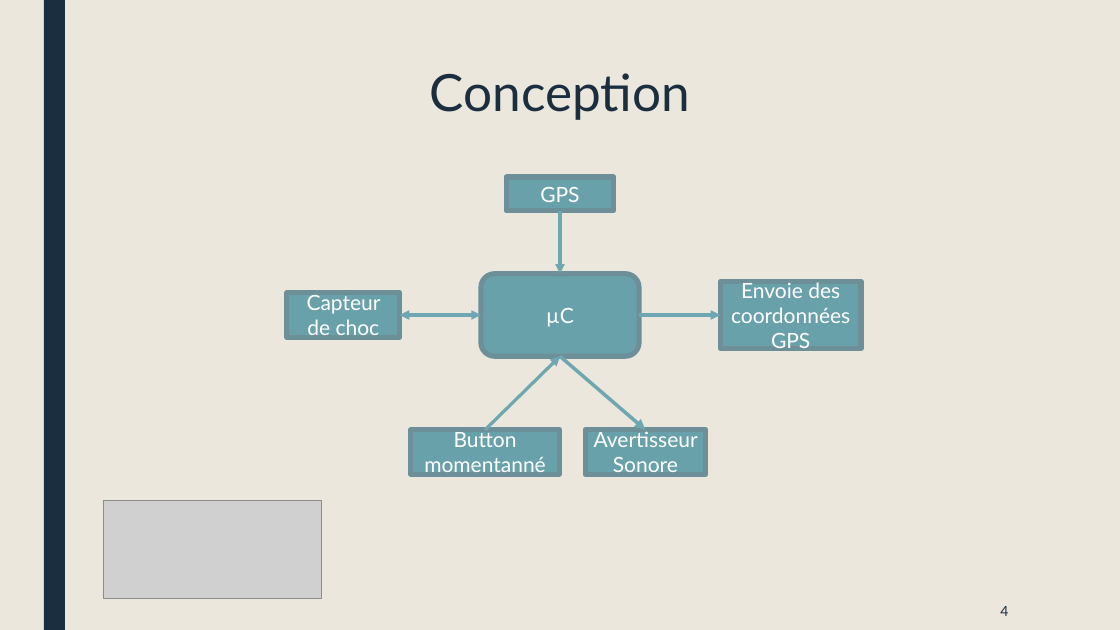
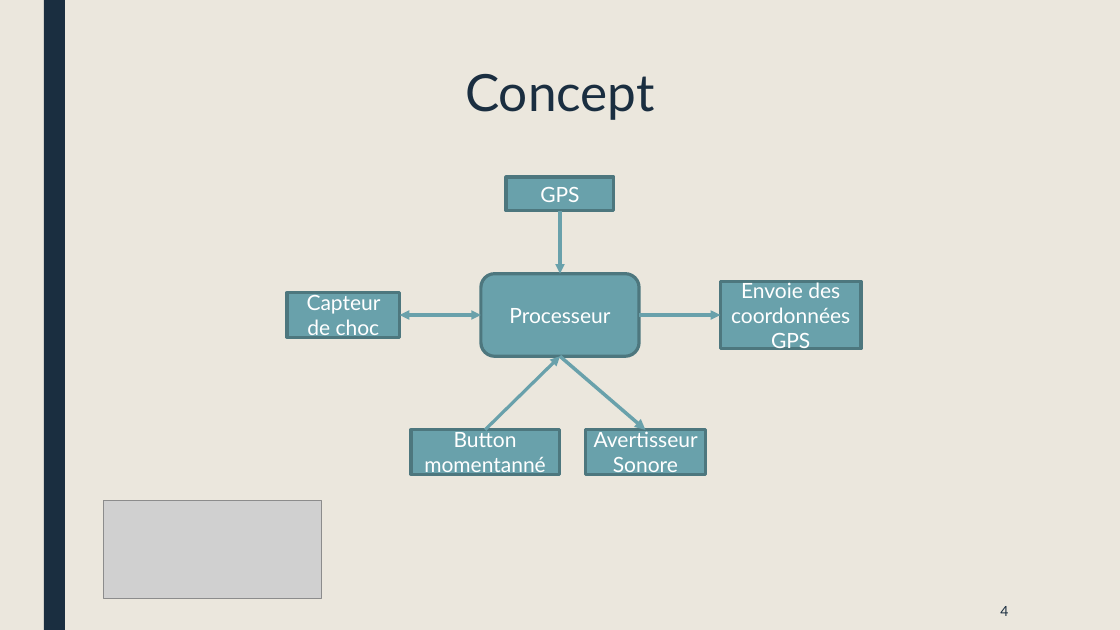
Before and after one commit to JombartOlivier/Isenprotect, a slide deck: slide 4 of Présentation/Présentation 27_02_2018.pptx. Drawn at 1120x630 pixels with LibreOffice and Linux fonts; fonts in the diff are those of the drawing; grey boxes stand for pictures. Boxes give left, top, right and bottom in pixels: in the first picture for what was removed or moved away, otherwise in the second. Text is boxed around its words. In the diff, an @@ line names an element or a change of style, - is before the commit and + after.

```diff
--- a/Présentation/Présentation 27_02_2018.pptx
+++ b/Présentation/Présentation 27_02_2018.pptx
@@ title at [465,74,655,120]: text changed @@
-Conception
+Concept
@@ arrow (560, 211) - (560, 274): stroke #6FA8B2 2.75 pt to #69A1AB 2.75 pt @@
@@ outline #6E9098 4.33 pt to #4E777F 2.75 pt in 6 elements at [507,177,614,211], [720,281,861,349], [287,293,400,338], [586,430,706,475], [411,430,560,475], [481,274,639,356] @@
@@ double arrow (400, 315) - (481, 315): stroke #6FA8B2 2.75 pt to #69A1AB 2.75 pt @@
@@ text in rounded rectangle at [509,308,610,323]: text changed @@
-µC
+Processeur
@@ arrow (639, 315) - (720, 315): stroke #6FA8B2 2.75 pt to #69A1AB 2.75 pt @@
@@ arrow (486, 430) - (560, 356): stroke #6FA8B2 2.75 pt to #69A1AB 2.75 pt @@
@@ arrow (560, 356) - (645, 430): stroke #6FA8B2 3 pt to #69A1AB 3 pt @@
```
Also in this commit, not shown: 6 other slides changed, 2 slides added, 3 slides removed, 1 other file.
